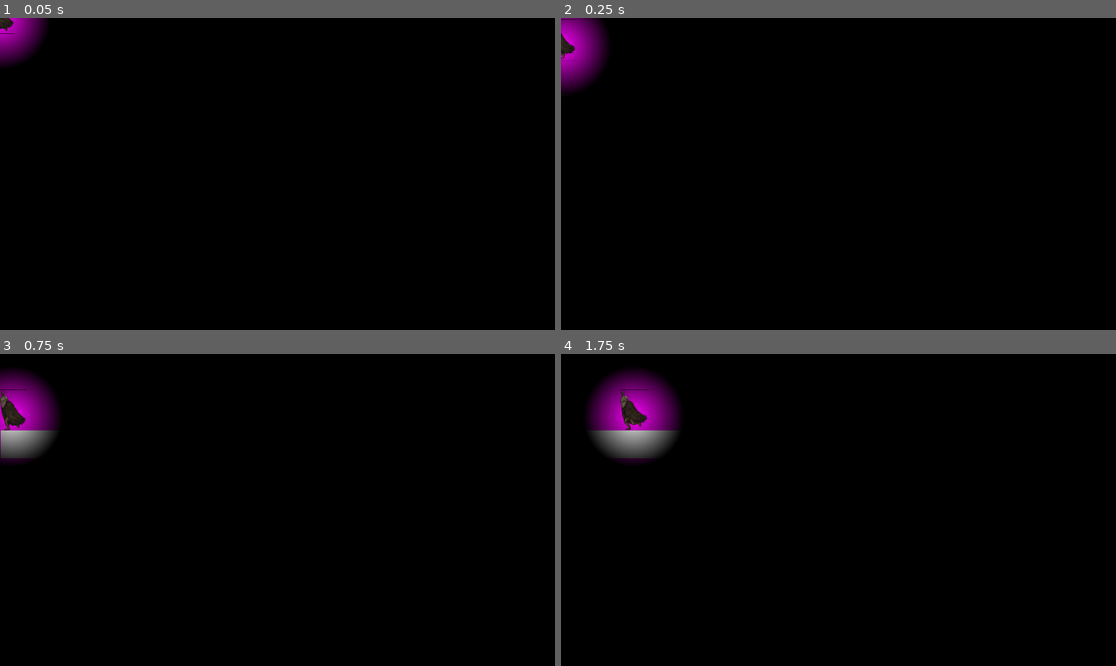
Above: before the commit, frames 1-4 (two rows, left to right).
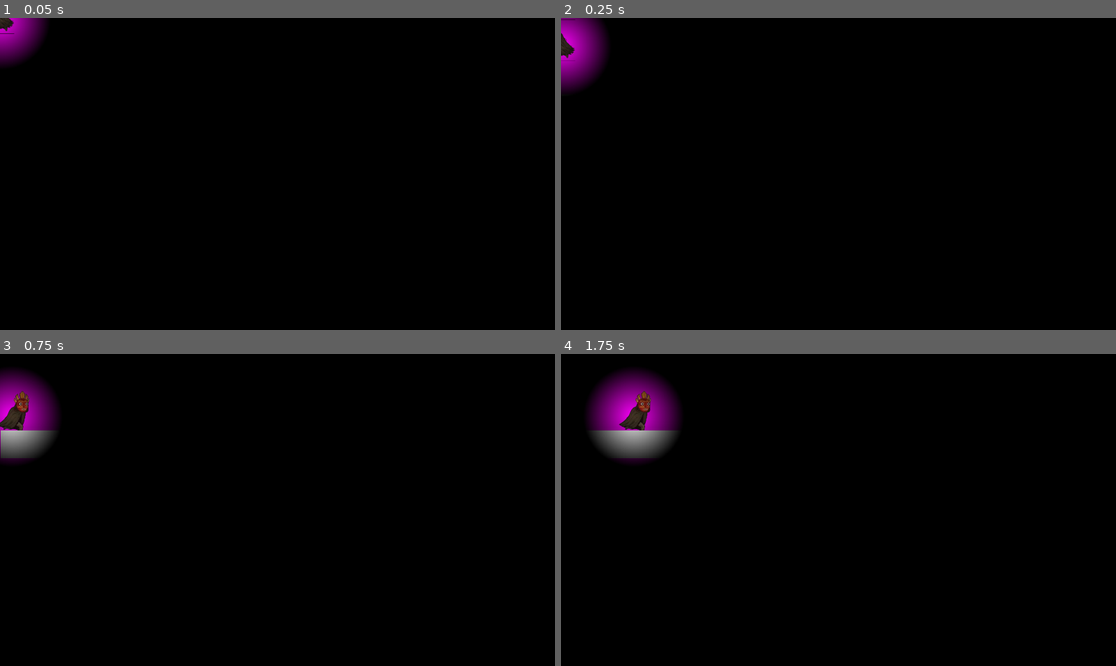
Above: after the commit, the same moments.

Repository: NahuelArrieta/MaskGame
Game: Godot game, scene res://levels/level-001.tscn
The game is run twice, just before and just after one commit, with the same random seed, the same clock (stepped at 60 frames per second) and the same inputs.
Inputs:
- Up to frame 1 (0.05 s): no input
- Up to frame 2 (0.25 s): no input
- Up to frame 3 (0.75 s): hold Right (RIGHT) from 0.53 s (still down); tap E (MASK_ANTIGRAVITY_KEY) at 0.6 s
- Up to frame 4 (1.75 s): keep holding Right (RIGHT); tap Up (JUMP) at 0.77, 1.52 s; tap W (MASK_DEATH_KEY) at 1.35 s

Frame 1 is identical in both runs. In frame 2, less than 0.1% of the frame differs, in the area x 0-3%, y 5-14%; in frame 3, 0.4%; in frame 4, 0.4%, in the area x 10-17%, y 11-25%.

Commit message:
try animation

Diff:
--- a/entities/player/player.gd
+++ b/entities/player/player.gd
@@ -23,7 +23,7 @@
 
 
 func _physics_process(delta):
-	$Animation.play("idle")
+	$Animation.play("idle_mask_fire")
 
 
 	if not is_on_floor():
@@ -39,12 +39,12 @@
 	velocity.x = direction * speed
 
 	move_and_slide()
-	# update_animation()
+	update_animation()
 
 
 func update_animation():
 	if velocity.y != 0:
-		$Walking.stop()
+		#$Walking.stop()
 		$Animation.play("idle")
 
 		if velocity.x != 0:
@@ -52,13 +52,13 @@
 		return
 
 	if velocity.x == 0:
-		$Walking.stop()
+		#$Walking.stop()
 		$Animation.play("idle")
 	else:
-		$Animation.play("moving")
+		$Animation.play("fire_mask_left")
 		$Animation.flip_h = false
-		if not $Walking.playing:
-			$Walking.play()
+		#if not $Walking.playing:
+			#$Walking.play()
 
 		$Animation.flip_h = velocity.x < 0
 
--- a/entities/player/player.tscn
+++ b/entities/player/player.tscn
@@ -1,12 +1,70 @@
-[gd_scene load_steps=14 format=3 uid="uid://npn26jw3fcgm"]
+[gd_scene load_steps=31 format=3 uid="uid://npn26jw3fcgm"]
 
 [ext_resource type="Script" uid="uid://b78bww5c8bahl" path="res://entities/player/player.gd" id="1_symyc"]
 [ext_resource type="Texture2D" uid="uid://dgw00jilbh78" path="res://Gemini_Generated_Image_l1i1stl1i1stl1i1 (1) 1 (3).png" id="2_sglur"]
+[ext_resource type="Texture2D" uid="uid://vnr37dwloeiy" path="res://assets/sprites/left_fire.png" id="3_fkugw"]
 [ext_resource type="PackedScene" uid="uid://cghftgvw3dec5" path="res://entities/camera/camera.tscn" id="3_sglur"]
+[ext_resource type="Texture2D" uid="uid://dnjlof8yl14qg" path="res://assets/sprites/idle_fire.png" id="4_8fjmc"]
 
 [sub_resource type="RectangleShape2D" id="RectangleShape2D_sfv1e"]
 size = Vector2(32, 32)
 
+[sub_resource type="AtlasTexture" id="AtlasTexture_bectd"]
+atlas = ExtResource("2_sglur")
+region = Rect2(672, 1, 127, 188)
+
+[sub_resource type="AtlasTexture" id="AtlasTexture_wvtmh"]
+atlas = ExtResource("2_sglur")
+region = Rect2(540, 1, 127, 188)
+
+[sub_resource type="AtlasTexture" id="AtlasTexture_7thud"]
+atlas = ExtResource("2_sglur")
+region = Rect2(408, 1, 127, 188)
+
+[sub_resource type="AtlasTexture" id="AtlasTexture_a1qjk"]
+atlas = ExtResource("2_sglur")
+region = Rect2(276, 1, 127, 188)
+
+[sub_resource type="AtlasTexture" id="AtlasTexture_j3ovn"]
+atlas = ExtResource("2_sglur")
+region = Rect2(144, 1, 127, 188)
+
+[sub_resource type="AtlasTexture" id="AtlasTexture_afbqv"]
+atlas = ExtResource("2_sglur")
+region = Rect2(12, 1, 127, 188)
+
+[sub_resource type="AtlasTexture" id="AtlasTexture_gx6sm"]
+atlas = ExtResource("3_fkugw")
+region = Rect2(0, 0, 156, 237)
+
+[sub_resource type="AtlasTexture" id="AtlasTexture_yqrof"]
+atlas = ExtResource("3_fkugw")
+region = Rect2(156, 0, 156, 237)
+
+[sub_resource type="AtlasTexture" id="AtlasTexture_3wlsy"]
+atlas = ExtResource("3_fkugw")
+region = Rect2(312, 0, 156, 237)
+
+[sub_resource type="AtlasTexture" id="AtlasTexture_b2kln"]
+atlas = ExtResource("3_fkugw")
+region = Rect2(468, 0, 156, 237)
+
+[sub_resource type="AtlasTexture" id="AtlasTexture_we0b7"]
+atlas = ExtResource("3_fkugw")
+region = Rect2(624, 0, 156, 237)
+
+[sub_resource type="AtlasTexture" id="AtlasTexture_mtric"]
+atlas = ExtResource("3_fkugw")
+region = Rect2(780, 0, 156, 237)
+
+[sub_resource type="AtlasTexture" id="AtlasTexture_eyb6c"]
+atlas = ExtResource("3_fkugw")
+region = Rect2(936, 0, 156, 237)
+
+[sub_resource type="AtlasTexture" id="AtlasTexture_221hk"]
+atlas = ExtResource("3_fkugw")
+region = Rect2(1092, 0, 156, 237)
+
 [sub_resource type="AtlasTexture" id="AtlasTexture_sglur"]
 atlas = ExtResource("2_sglur")
 region = Rect2(667, 0, 131, 189)
@@ -30,11 +88,67 @@
 [sub_resource type="AtlasTexture" id="AtlasTexture_26q78"]
 atlas = ExtResource("2_sglur")
 region = Rect2(12, 0, 131, 189)
+
+[sub_resource type="AtlasTexture" id="AtlasTexture_ghoj8"]
+atlas = ExtResource("4_8fjmc")
+region = Rect2(0, 0, 143, 241)
 
 [sub_resource type="SpriteFrames" id="SpriteFrames_sglur"]
 animations = [{
 "frames": [{
 "duration": 1.0,
+"texture": SubResource("AtlasTexture_bectd")
+}, {
+"duration": 1.0,
+"texture": SubResource("AtlasTexture_wvtmh")
+}, {
+"duration": 1.0,
+"texture": SubResource("AtlasTexture_7thud")
+}, {
+"duration": 1.0,
+"texture": SubResource("AtlasTexture_a1qjk")
+}, {
+"duration": 1.0,
+"texture": SubResource("AtlasTexture_j3ovn")
+}, {
+"duration": 1.0,
+"texture": SubResource("AtlasTexture_afbqv")
+}],
+"loop": true,
+"name": &"death_left",
+"speed": 9.0
+}, {
+"frames": [{
+"duration": 1.0,
+"texture": SubResource("AtlasTexture_gx6sm")
+}, {
+"duration": 1.0,
+"texture": SubResource("AtlasTexture_yqrof")
+}, {
+"duration": 1.0,
+"texture": SubResource("AtlasTexture_3wlsy")
+}, {
+"duration": 1.0,
+"texture": SubResource("AtlasTexture_b2kln")
+}, {
+"duration": 1.0,
+"texture": SubResource("AtlasTexture_we0b7")
+}, {
+"duration": 1.0,
+"texture": SubResource("AtlasTexture_mtric")
+}, {
+"duration": 1.0,
+"texture": SubResource("AtlasTexture_eyb6c")
+}, {
+"duration": 1.0,
+"texture": SubResource("AtlasTexture_221hk")
+}],
+"loop": true,
+"name": &"fire_mask_left",
+"speed": 9.0
+}, {
+"frames": [{
+"duration": 1.0,
 "texture": SubResource("AtlasTexture_sglur")
 }, {
 "duration": 1.0,
@@ -55,6 +169,14 @@
 "loop": true,
 "name": &"idle",
 "speed": 9.0
+}, {
+"frames": [{
+"duration": 1.0,
+"texture": SubResource("AtlasTexture_ghoj8")
+}],
+"loop": true,
+"name": &"idle_mask_fire",
+"speed": 5.0
 }]
 
 [sub_resource type="Gradient" id="Gradient_sglur"]
Binary file added: assets/sprites/Fire.png
Not shown, added: assets/sprites/Fire.png.import
Binary file added: assets/sprites/idle_fire.png
Not shown, added: assets/sprites/idle_fire.png.import
Binary file added: assets/sprites/left_fire.png
Not shown, added: assets/sprites/left_fire.png.import
